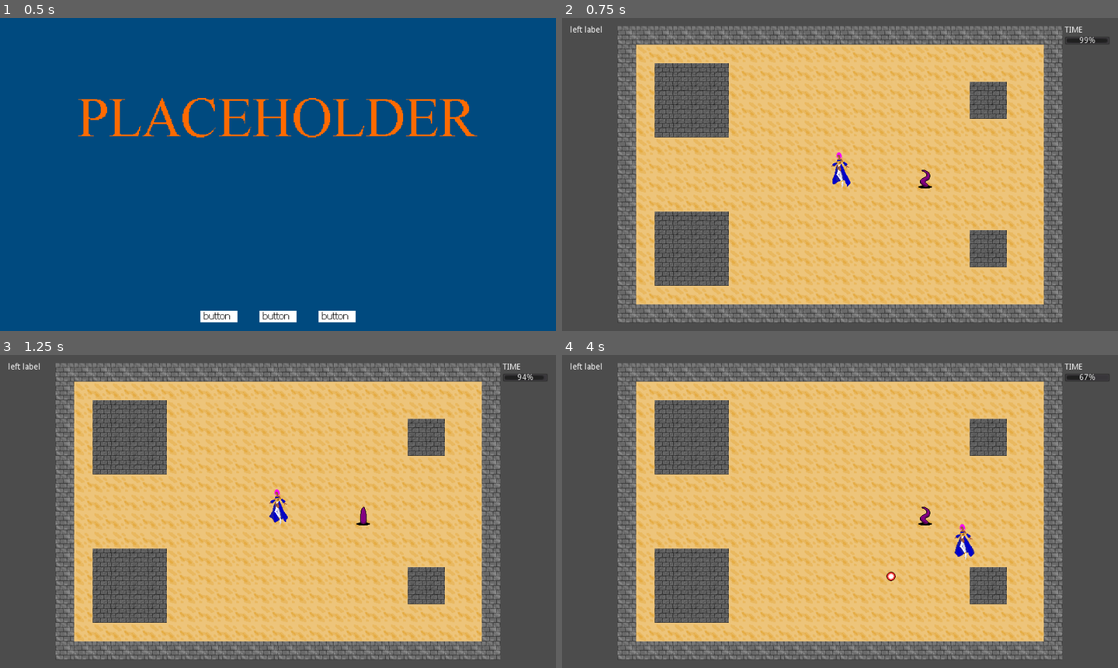
Above: before the commit, frames 1-4 (two rows, left to right).
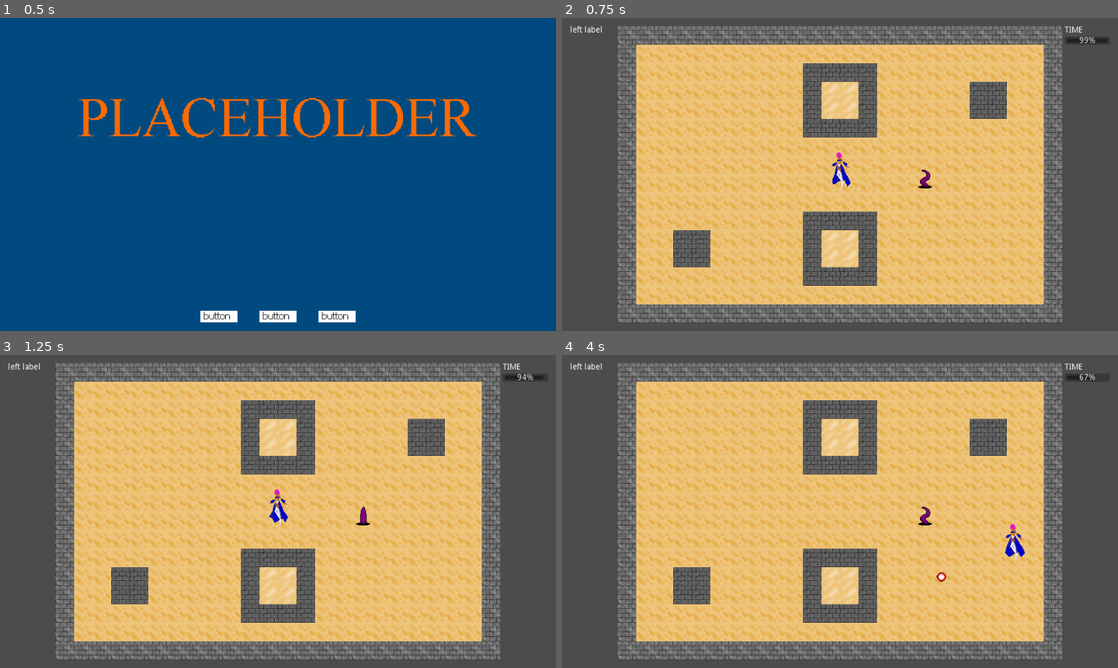
Above: after the commit, the same moments.

Repository: alpacanumerals/LD51
Game: Godot game, scene res://Title.tscn
Same seed, same stepped clock (60 frames per second), same inputs: the game is played once before the commit and once after it.
Inputs (mouse positions are in pixels of both pictures, inside the frame that each line leads up to):
- Up to frame 1 (0.5 s): no input
- Up to frame 2 (0.75 s): click (778, 315) at 0.5 s
- Up to frame 3 (1.25 s): no input
- Up to frame 4 (4 s): move the mouse to (962, 495) at 1.27 s; hold Right (ui_right) 1.28-2.03 s; click (962, 495) at 1.42 s; move the mouse to (728, 527) at 2.02 s; hold Down (ui_down) 2.03-2.78 s; move the mouse to (895, 442) at 2.77 s; hold Right (ui_right) 2.78-3.53 s; move the mouse to (812, 574) at 3.52 s; hold Up (ui_up) from 3.53 s (still down); click (812, 574) at 3.67 s

Frame 1 is identical in both runs. In frame 2, 12% of the frame differs, in the area x 16-80%, y 14-86%; in frame 3, 12%; in frame 4, 13%, in the area x 16-84%, y 14-86%.

Commit message:
random map

Diff:
--- a/TitleScreen.gd
+++ b/TitleScreen.gd
@@ -1,11 +1,7 @@
 extends Node
 
 func _ready():
-    pass # Replace with function body.
-
-# Called every frame. 'delta' is the elapsed time since the previous frame.
-#func _process(delta):
-#    pass
+    randomize()
 
 func _on_OptionsButton_pressed():
     switcher.playClick()
--- a/level/map.gd
+++ b/level/map.gd
@@ -21,20 +21,22 @@
 var block_3 = [[0, 0, 0, 0, 0, 0, 0, 0],
                [0, 0, 0, 0, 0, 0, 0, 0],
                [0, 0, 2, 2, 2, 2, 0, 0],
-               [0, 0, 2, 2, 2, 2, 0, 0],
-               [0, 0, 2, 2, 2, 2, 0, 0],
+               [0, 0, 2, 1, 1, 2, 0, 0],
+               [0, 0, 2, 1, 1, 2, 0, 0],
                [0, 0, 2, 2, 2, 2, 0, 0],
                [0, 0, 0, 0, 0, 0, 0, 0],
                [0, 0, 0, 0, 0, 0, 0, 0]]
-
-var blocks = [block_3, block_1, block_2, block_3, block_1, block_2]
 
 func _ready():
     draw_map()
 
 func draw_map():
+    #var blocks = [block_3, block_1, block_2, block_3, block_1, block_2]
+
+    var block_options = [block_1, block_2, block_3]
+
     for block_number in range(6):
-        set_block(block_number, blocks[block_number])
+        set_block(block_number, block_options[randi() % 3])
     set_outer_wall()
 
 # block_number is an integer from 0 to 5 defining the position on the 3x2 grid of 8x8 blocks
--- a/level/play_area.gd
+++ b/level/play_area.gd
@@ -7,8 +7,7 @@
 var tentacle = preload("res://mobs/Tentacle.tscn")
 
 func _ready():
-    reset_player()
-    reset_mobs()
+    reset_map()
 
 func _on_PlayerRoot_shoot(bullet, direction, location):
     var b = bullet.instance()
@@ -20,6 +19,7 @@
     reset_player()
     reset_mobs()
     remove_bullets()
+    $TileMap.draw_map()
     # reset walls
 
 func reset_player():
